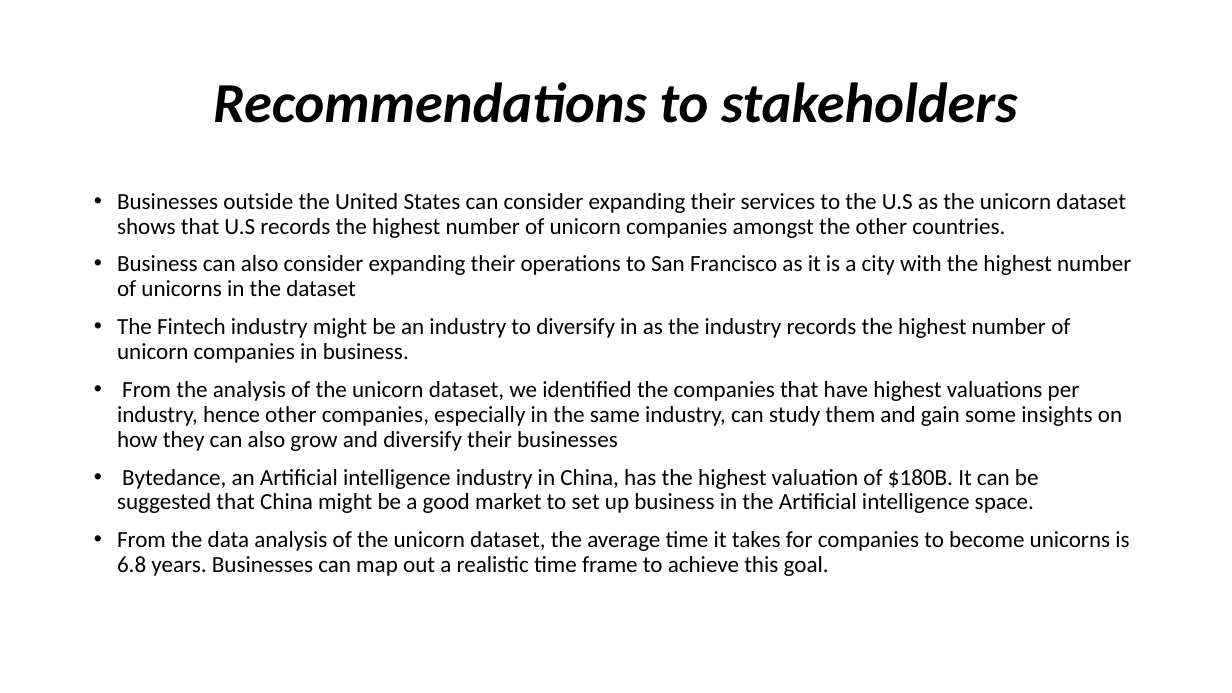
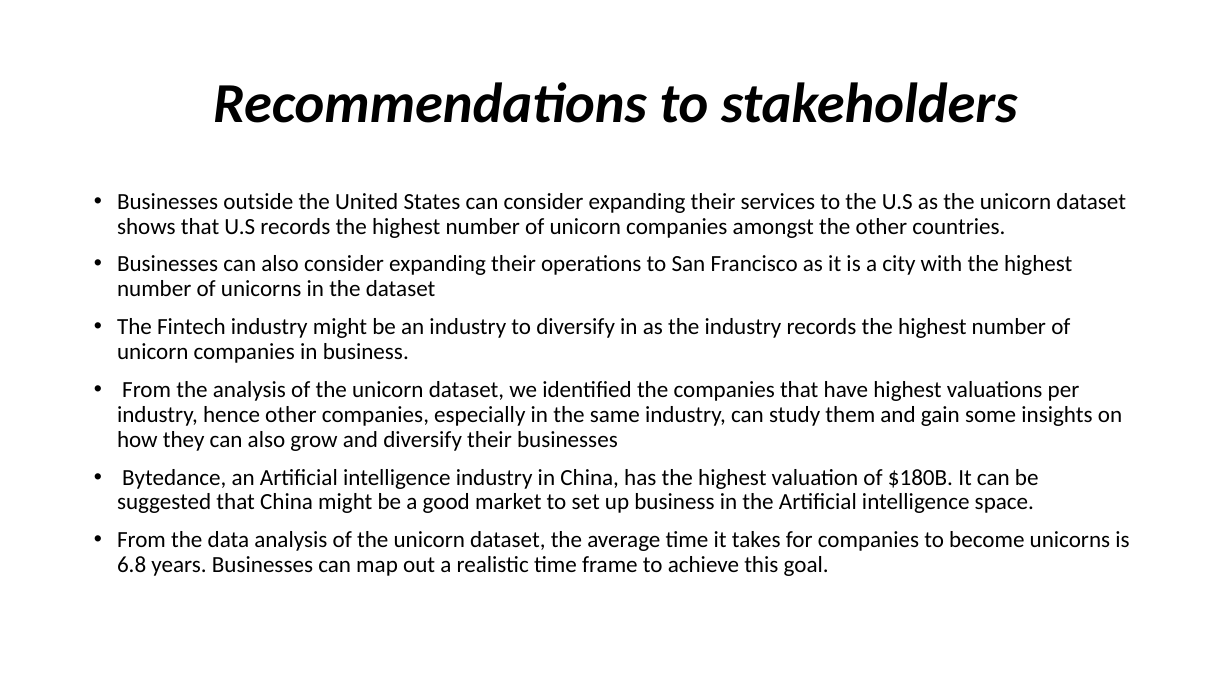
Before and after one commit to Elemchi/Python-project, a slide deck: slide 4 of Unicorn Companies.pptx. Drawn at 1232x693 pixels with LibreOffice and Linux fonts; fonts in the diff are those of the drawing. Boxes give left, top, right and bottom in pixels: in the first picture for what was removed or moved away, otherwise in the second. Text is boxed around its words. In the diff, an @@ line names an element or a change of style, - is before the commit and + after.

```diff
--- a/Unicorn Companies.pptx
+++ b/Unicorn Companies.pptx
@@ text at [117, 255, 1072, 296]: text changed @@
-• Business can also consider expanding their operations to San Francisco as it is a city with the highest number of unicorns in the dataset
+• Businesses can also consider expanding their operations to San Francisco as it is a city with the highest number of unicorns in the dataset
```
Also in this commit, not shown: 1 other slide changed.
